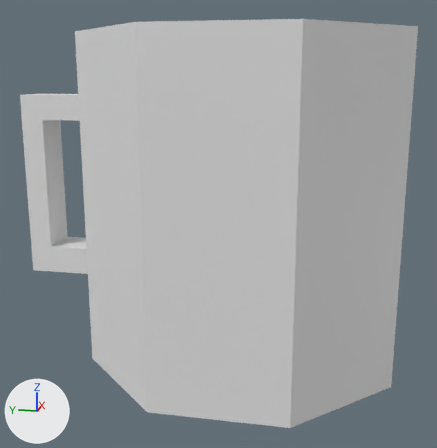
The Blender file BlendFilesForUnity/CoffeeCup.blend as it was, and as the next commit left it.
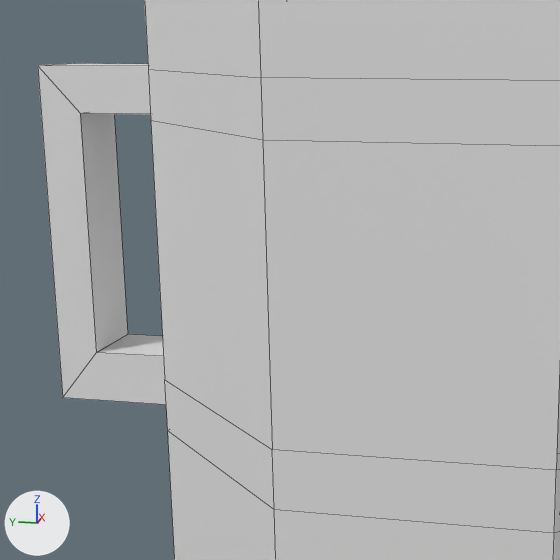
Each version is shown whole from a camera (50 mm lens) standing at (-3.72, -0.57, 1.4) and looking at (-0.02, 0.17, 0.48), then close up on the part from 0% to 68% of the width and 13% to 79% of the height. Lighting does not change. The marker at lower left points along +X, +Y and +Z. The close-ups show mesh edges as thin lines.
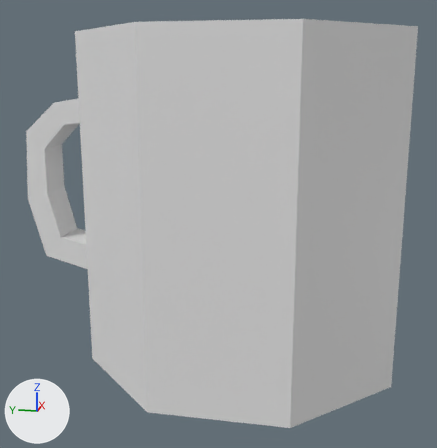
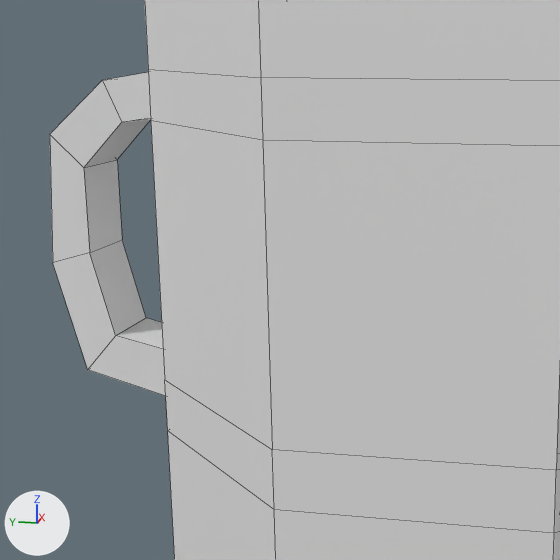
Commit message: Changed the cup a bit

Location of each change, (x1, y1, x2, y2) in pixels of the close-ups (560 x 560 px):
'Cylinder', reshaped: before (38, 0, 560, 560); after (50, 0, 560, 560)
part 1 of me_cylinder, built on: before (38, 67, 166, 405); after (50, 81, 166, 396)

What changed in the scene script:
```text
Change me_cylinder:
    used by ob_cylinder; location = (0.0, 0.0, 0.642); rotation_euler = (0.0, 0.0, 0.393), in degrees (0, 0, 23)
    remove me_cylinder.from_pydata(...)  # 88 vertices, 90 faces; spans x -1.0..1.0, y -1.0..1.37, z -1.0..1.0
    add me_cylinder.from_pydata(...)  # 96 vertices, 98 faces; spans x -1.0..1.0, y -1.0..1.37, z -1.0..1.0
    me_cylinder part 1
    4 faces are deleted
    8 vertices move from x 0.38..0.67, y 1.14..1.37, z -0.52..0.64 to x 0.32..0.63, y 1.01..1.27, z -0.41..0.59
    8 vertices are added at x 0.38..0.67, y 1.14..1.37, z -0.03..0.41
    12 new faces join them
```
